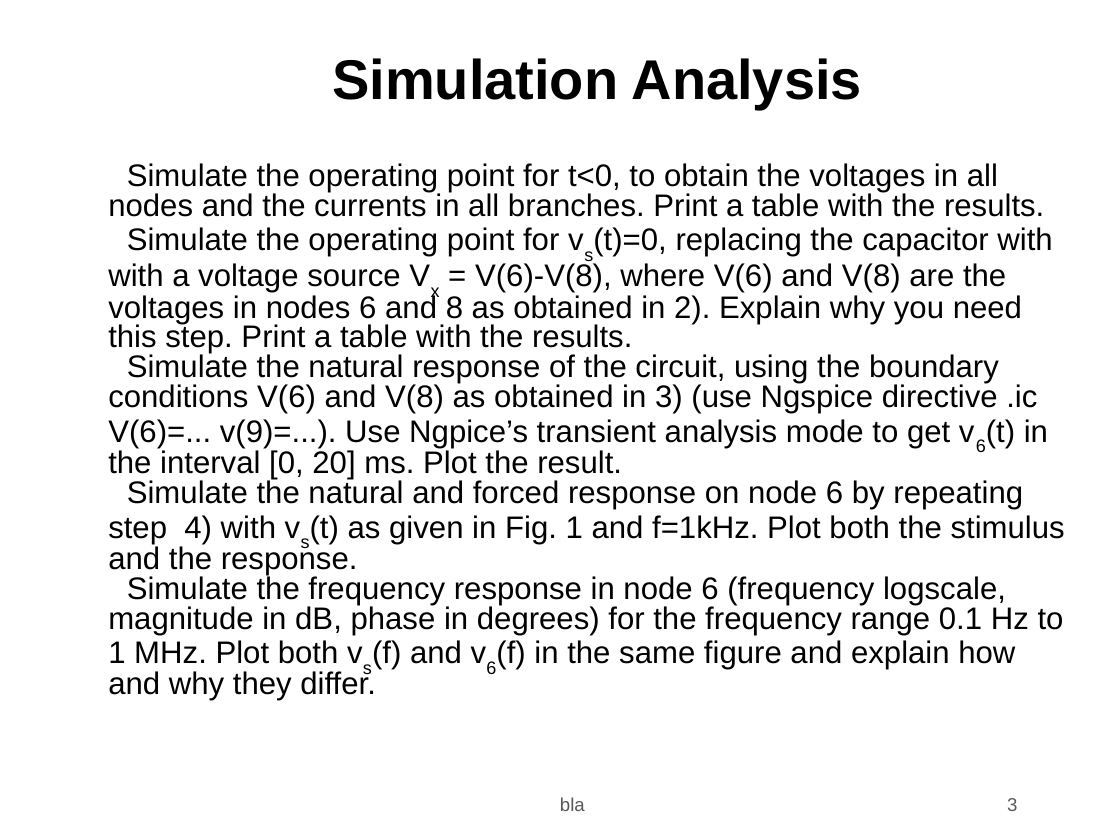
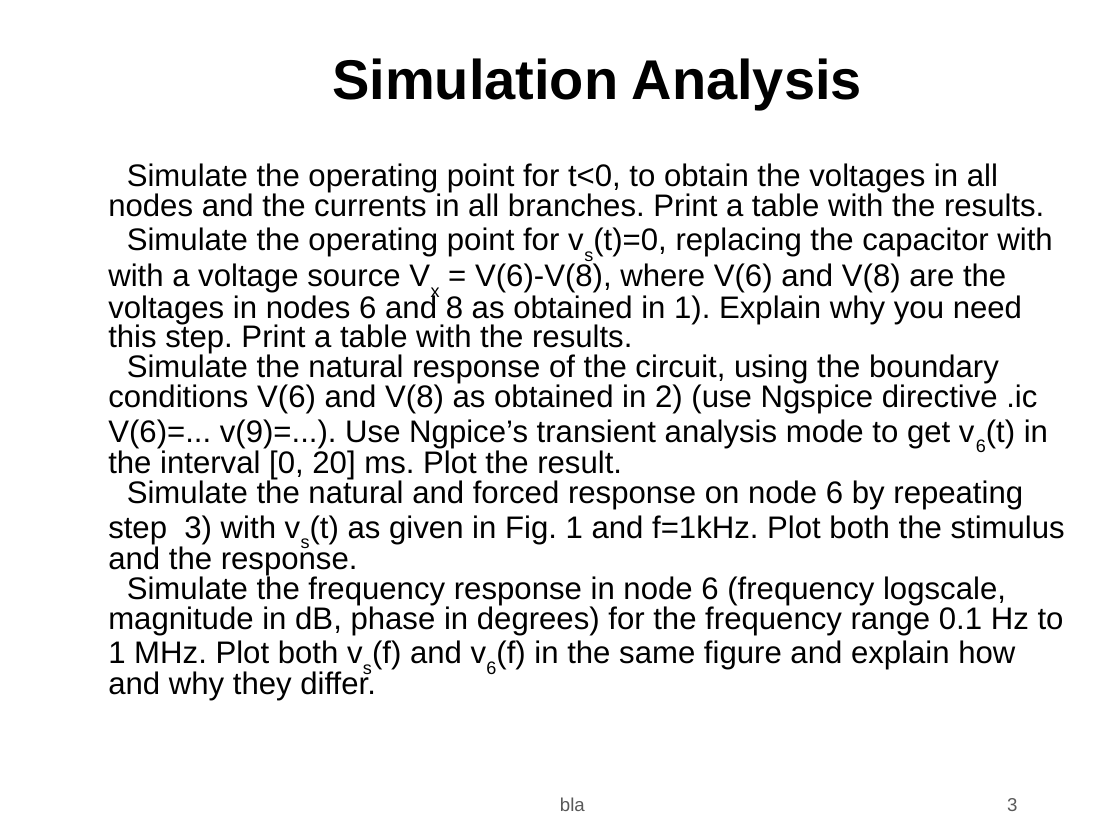
Before and after one commit to jjts/ist-tcfe, a slide deck: slide 3 of t2/t2.odp. Drawn at 1120x840 pixels with LibreOffice and Linux fonts; fonts in the diff are those of the drawing; background and template pictures are left out. Boxes give left, top, right and bottom in pixels: in the first picture for what was removed or moved away, otherwise in the second. Text is boxed around its words. In the diff, an @@ line names an element or a change of style, - is before the commit and + after.

```diff
--- a/t2/t2.odp
+++ b/t2/t2.odp
@@ text at <box>108,227,1065,575</box>: text changed @@
-2) Simulate the operating point for vs(t)=0, replacing the capacitor with with a voltage source Vx = V(6)-V(8), where V(6) and V(8) are the voltages in nodes 6 and 8 as obtained in 2). Explain why you need this step. Print a table with the results.
-3) Simulate the natural response of the circuit, using the boundary conditions V(6) and V(8) as obtained in 3) (use Ngspice directive .ic V(6)=... v(9)=...). Use Ngpice’s transient analysis mode to get v6(t) in the interval [0, 20] ms. Plot the result.
-4) Simulate the natural and forced response on node 6 by repeating step 4) with vs(t) as given in Fig. 1 and f=1kHz. Plot both the stimulus and the response.
+2) Simulate the operating point for vs(t)=0, replacing the capacitor with with a voltage source Vx = V(6)-V(8), where V(6) and V(8) are the voltages in nodes 6 and 8 as obtained in 1). Explain why you need this step. Print a table with the results.
+3) Simulate the natural response of the circuit, using the boundary conditions V(6) and V(8) as obtained in 2) (use Ngspice directive .ic V(6)=... v(9)=...). Use Ngpice’s transient analysis mode to get v6(t) in the interval [0, 20] ms. Plot the result.
+4) Simulate the natural and forced response on node 6 by repeating step 3) with vs(t) as given in Fig. 1 and f=1kHz. Plot both the stimulus and the response.
```
Also in this commit, not shown: 1 other slide changed.
